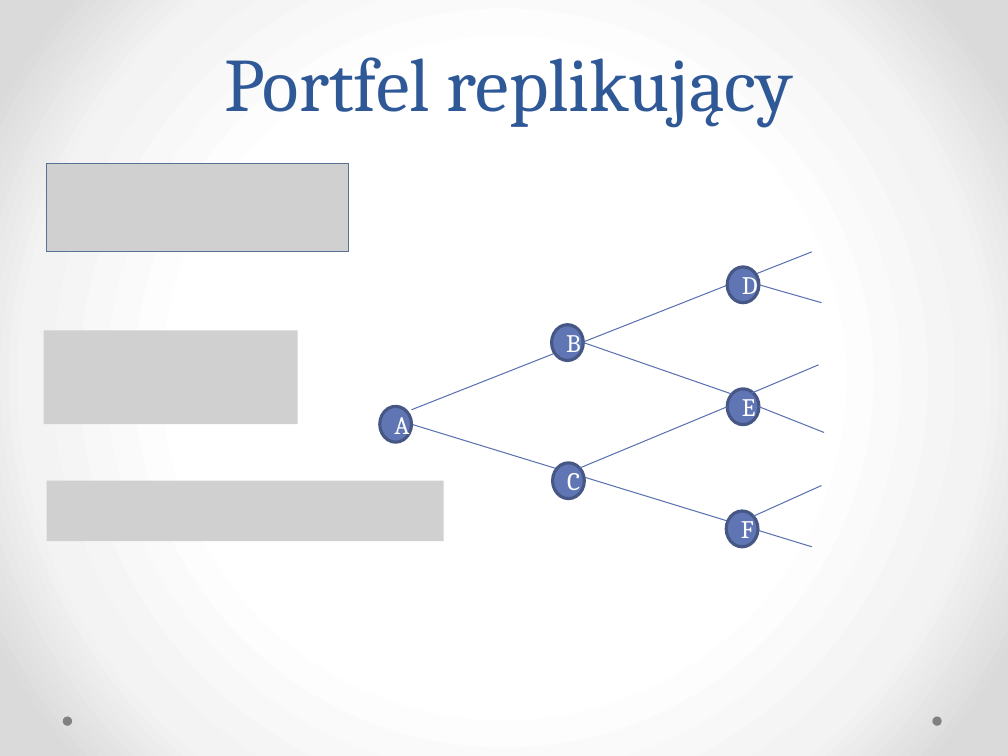
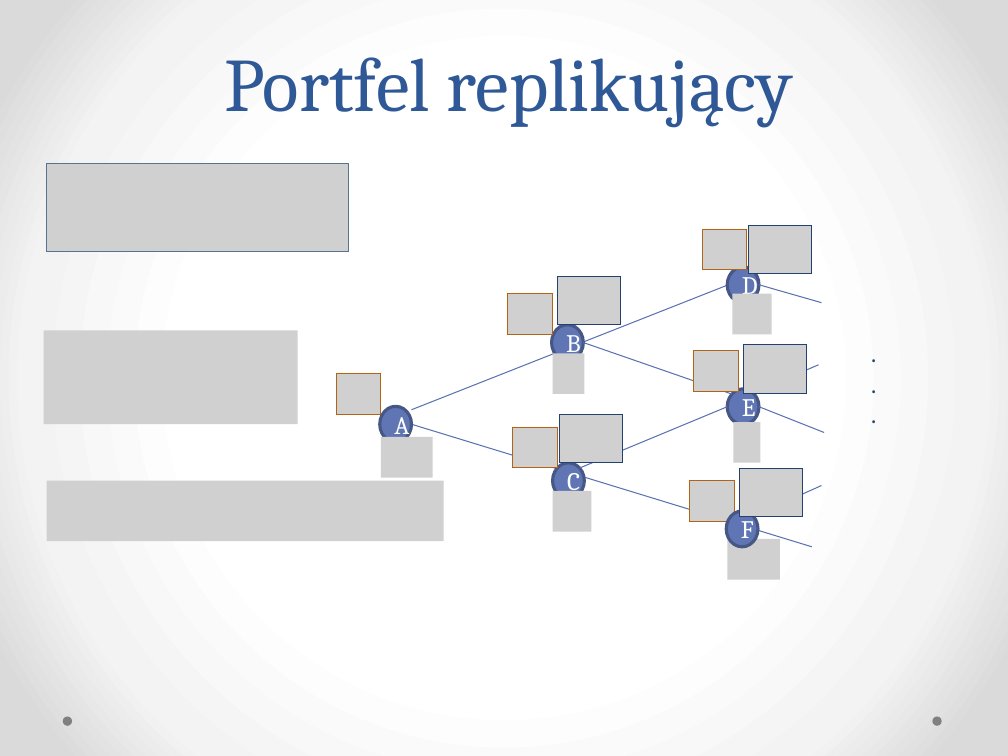
Before and after one commit to klaudia-tunska/Projekt, a slide deck: slide 17 of Prezentacja.pptx. Drawn at 1008x756 pixels with LibreOffice and Linux fonts; fonts in the diff are those of the drawing; grey boxes stand for pictures. Boxes give left, top, right and bottom in pixels: in the first picture for what was removed or moved away, otherwise in the second. Text is boxed around its words. In the diff, an @@ line names an element or a change of style, - is before the commit and + after.

```diff
--- a/Prezentacja.pptx
+++ b/Prezentacja.pptx
@@ picture added at [703,229,747,269] @@
@@ picture added at [748,225,811,273] @@
@@ picture added at [508,293,552,334] @@
@@ picture added at [557,276,621,325] @@
@@ picture added at [733,293,772,334] @@
@@ picture added at [552,354,584,394] @@
@@ picture added at [694,351,738,391] @@
@@ picture added at [743,345,806,393] @@
@@ text added at [861,333,885,465], 18 pt, text #234271 @@
+.
+.
+.
@@ picture added at [337,374,381,414] @@
@@ picture added at [559,414,623,463] @@
@@ picture added at [381,437,432,478] @@
@@ picture added at [512,427,556,468] @@
@@ picture added at [734,422,761,463] @@
@@ picture added at [739,469,802,517] @@
@@ picture added at [552,491,591,531] @@
@@ picture added at [689,481,734,521] @@
@@ picture added at [727,539,779,580] @@
```
